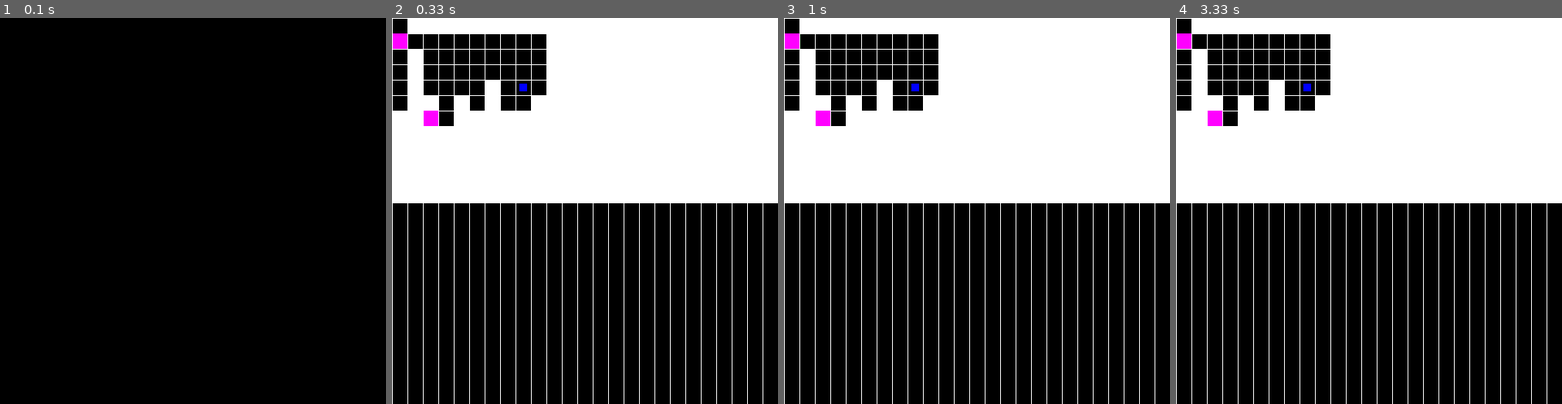
Above: before the commit, frames 1-4 (left to right).
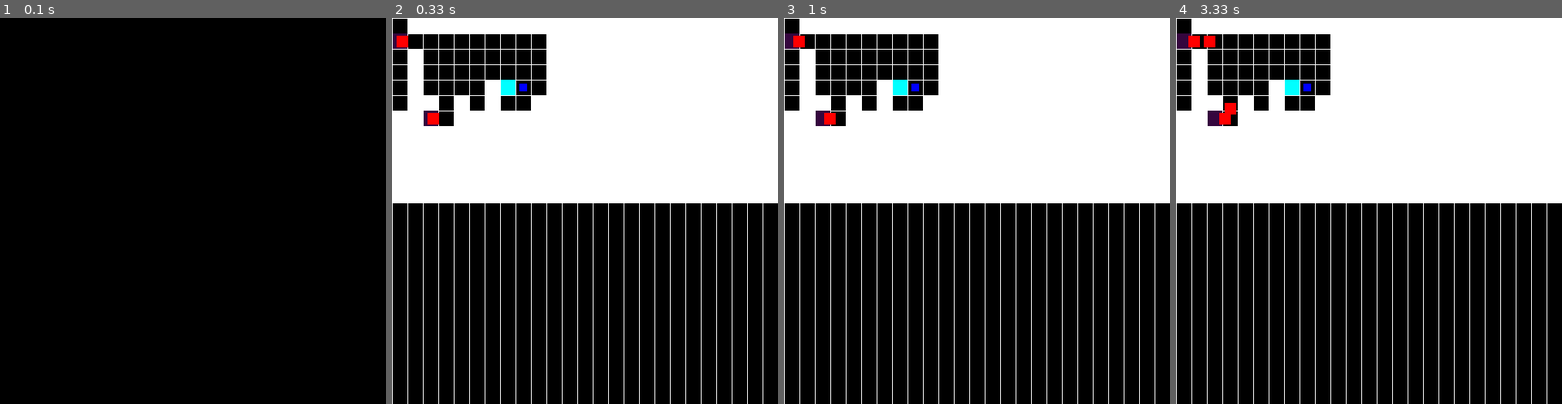
Above: after the commit, the same moments.

Repository: slalomsquid/Tower-Defence
Game: pygame game, started from main.py
Two runs of this game, one before a commit and one after it. Both use one fixed random seed, a clock stepped at 60 frames per second and the inputs below.
Inputs:
- Up to frame 1 (0.1 s): no input
- Up to frame 2 (0.33 s): no input
- Up to frame 3 (1 s): no input
- Up to frame 4 (3.33 s): no input

Frame 1 is identical in both runs. In frame 2, 0.5% of the frame differs, in the area x 0-32%, y 4-28%; in frame 3, 0.5%; in frame 4, 0.8%.

Commit message:
Go to tower
added tower class, player can be recycled, need shooters, bullets and collisions, see older projects for how collisions were done

Diff:
--- a/classes.py
+++ b/classes.py
@@ -29,8 +29,8 @@
     #         self.y, self.x = next_pos
     #         self.rect.x, self.rect.y = (0,0)
 
-    def handle_movement(self, dt, array, player):
-        path : list[tuple] = pygameUtils.find_path(array, (self.y, self.x), (player.y, player.x))
+    def handle_movement(self, dt, array, target):
+        path : list[tuple] = pygameUtils.find_path(array, (self.y, self.x), (target.y, target.x))
         # Cancel if there is not enough points (0 is always the start pos)
         if len(path) < 2:
             return
@@ -44,7 +44,7 @@
         # current_rect_pos = np.array(pygameUtils.get_centre_pos_from_idx((self.x, self.y), constants.GRID_SIZE)) + np.array((self.rect.centerx, self.rect.centery))
         current_rect_pos = np.array(current_grid_pos) + np.array((self.rect.centerx, self.rect.centery))
         # current_rect_pos = np.array(pygameUtils.get_centre_pos_from_idx((self.x, self.y), constants.GRID_SIZE)) + np.array((self.rect.centerx, self.rect.centery))
-        player_rect_pos = pygameUtils.get_centre_pos_from_idx((player.x, player.y), constants.GRID_SIZE)
+        player_rect_pos = pygameUtils.get_centre_pos_from_idx((target.x, target.y), constants.GRID_SIZE)
         # return [pygameUtils.get_centre_pos_from_idx(next_coord, constants.GRID_SIZE), current_rect_pos, player_rect_pos]
 
         new_rect_pos = pygameUtils.move_towards(current_rect_pos, next_pos, self.speed*dt)
@@ -77,7 +77,7 @@
 
 
 class Player():
-    def __init__(self, size,  pos : tuple):
+    def __init__(self, size, pos : tuple):
         self.rect = pygame.Rect(-size/2, -size/2, size, size)
         """rect x,y is an offset from the center (declared by self.x and y)"""
         self.x : int = pos[0]
@@ -109,5 +109,16 @@
 
         self.time_since_last += dt
 
+class Tower():
+    def __init__(self, pos : tuple, health):
+        self.x : int = pos[0]
+        self.y : int = pos[1]
+        self.rect = pygame.Rect(self.x, self.y, constants.GRID_SIZE, constants.GRID_SIZE)
+        self.health = health
+
+    def update(self, dt, enemies):
+
+        pass
+
 if __name__ == "__main__":
     print("This is a utility file, not meant to be run directly")
--- a/constants.py
+++ b/constants.py
@@ -14,7 +14,10 @@
 CREAM = (238, 222, 197)
 BLUE = (0, 0, 255)
 PURPLE = (255, 0, 255)
+DARK_PURPLE = (53, 6, 62)
 GREEN = (0, 255, 0)
+GREY = (128, 128, 128)
+DARK_GREY = (34, 34, 34)
 NONE = (0, 0, 0)
 
 if __name__ == "__main__":
--- a/main.py
+++ b/main.py
@@ -1,5 +1,5 @@
 import constants, keybinds, pygame, pygameUtils, numpy as np
-from classes import Enemy, Player, Spawner
+from classes import Enemy, Player, Spawner, Tower
 
 pygame.init()
 clock = pygame.time.Clock()
@@ -20,7 +20,9 @@
                     # Multiply by grid size to get screen coord
                     pygame.draw.rect(SCREEN, constants.WHITE, pygame.Rect(col_idx*constants.GRID_SIZE, row_idx*constants.GRID_SIZE, constants.GRID_SIZE, constants.GRID_SIZE))
                 case 2:
-                    pygame.draw.rect(SCREEN, constants.PURPLE, pygame.Rect(col_idx*constants.GRID_SIZE, row_idx*constants.GRID_SIZE, constants.GRID_SIZE, constants.GRID_SIZE))
+                    pygame.draw.rect(SCREEN, constants.DARK_PURPLE, pygame.Rect(col_idx*constants.GRID_SIZE, row_idx*constants.GRID_SIZE, constants.GRID_SIZE, constants.GRID_SIZE))
+                case 3:
+                    pygame.draw.rect(SCREEN, constants.CYAN, pygame.Rect(col_idx*constants.GRID_SIZE, row_idx*constants.GRID_SIZE, constants.GRID_SIZE, constants.GRID_SIZE))
 
     for enemy in enemies:
         # enemy_rect = pygame.Rect(0,0, enemy.width, enemy.height)
@@ -46,7 +48,7 @@
         [2,0,0,0,0,0,0,0,0,0,1,1,1,1,1,1,1,1,1,1,1,1,1,1,1],
         [0,1,0,0,0,0,0,0,0,0,1,1,1,1,1,1,1,1,1,1,1,1,1,1,1],
         [0,1,0,0,0,0,0,0,0,0,1,1,1,1,1,1,1,1,1,1,1,1,1,1,1],
-        [0,1,0,0,0,0,1,0,0,0,1,1,1,1,1,1,1,1,1,1,1,1,1,1,1],
+        [0,1,0,0,0,0,1,3,0,0,1,1,1,1,1,1,1,1,1,1,1,1,1,1,1],
         [0,1,1,0,1,0,1,0,0,1,1,1,1,1,1,1,1,1,1,1,1,1,1,1,1],
         [1,1,2,0,1,1,1,1,1,1,1,1,1,1,1,1,1,1,1,1,1,1,1,1,1],
         [1,1,1,1,1,1,1,1,1,1,1,1,1,1,1,1,1,1,1,1,1,1,1,1,1],
@@ -58,10 +60,16 @@
 
     spawners : list[Spawner] = []
 
+    tower = Tower((0,0), 100)
+
     for row_idx, row in enumerate(map_array):
         for col_idx, item in enumerate(row):
-            if item == 2:
-                spawners.append(Spawner((col_idx, row_idx), 2, 5))
+            match item:
+                case 2:
+                    spawners.append(Spawner((col_idx, row_idx), 2, 0))
+                case 3:
+                    tower.x, tower.y = col_idx, row_idx
+
 
     # enemies : list[Enemy] = [Enemy(15, (2, 3), 10)]
     enemies : list[Enemy] = []
@@ -115,7 +123,7 @@
             spawner.update(delta_time, enemies)
 
         for enemy in enemies:
-            if ans := enemy.handle_movement(delta_time, map_array, player):
+            if ans := enemy.handle_movement(delta_time, map_array, tower):
                 # print(ans)
                 points += ans
 
--- a/pygameUtils.py
+++ b/pygameUtils.py
@@ -280,11 +280,13 @@
         for dr, dc in directions:
             nr, nc = curr[0] + dr, curr[1] + dc
 
-            if 0 <= nr < rows and 0 <= nc < cols and \
-               grid[nr][nc] == 0 and (nr, nc) not in parent_map:
-
-                parent_map[(nr, nc)] = curr
-                queue.append((nr, nc))
+            # if 0 <= nr < rows and 0 <= nc < cols and \
+            #     grid[nr][nc] == 0 and (nr, nc) not in parent_map:
+
+            if 0 <= nr < rows and 0 <= nc < cols and grid[nr][nc] != 1 and (nr, nc) not in parent_map:
+
+                    parent_map[(nr, nc)] = curr
+                    queue.append((nr, nc))
 
     path : list = []
     return path
Not shown, changed: .gitignore
